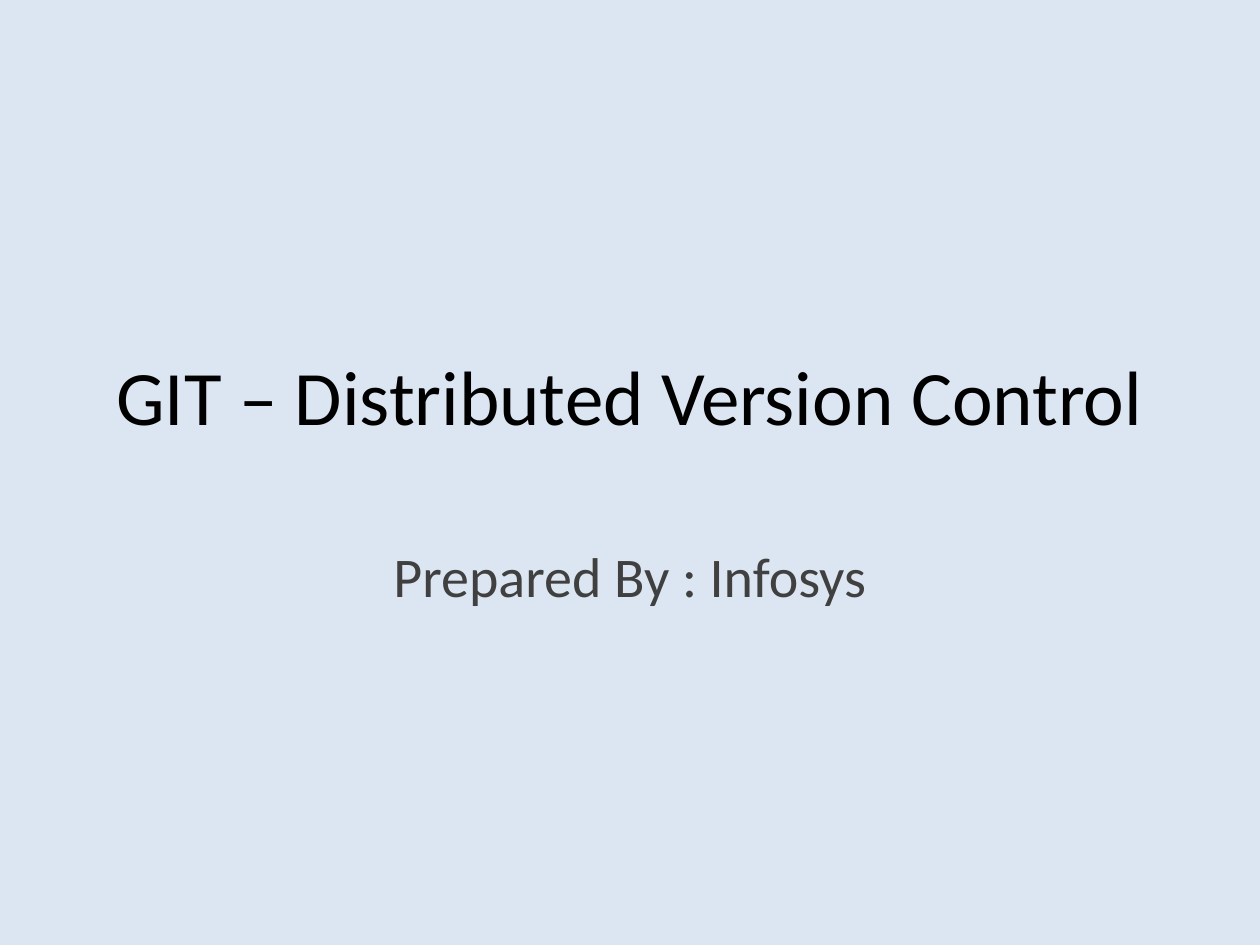
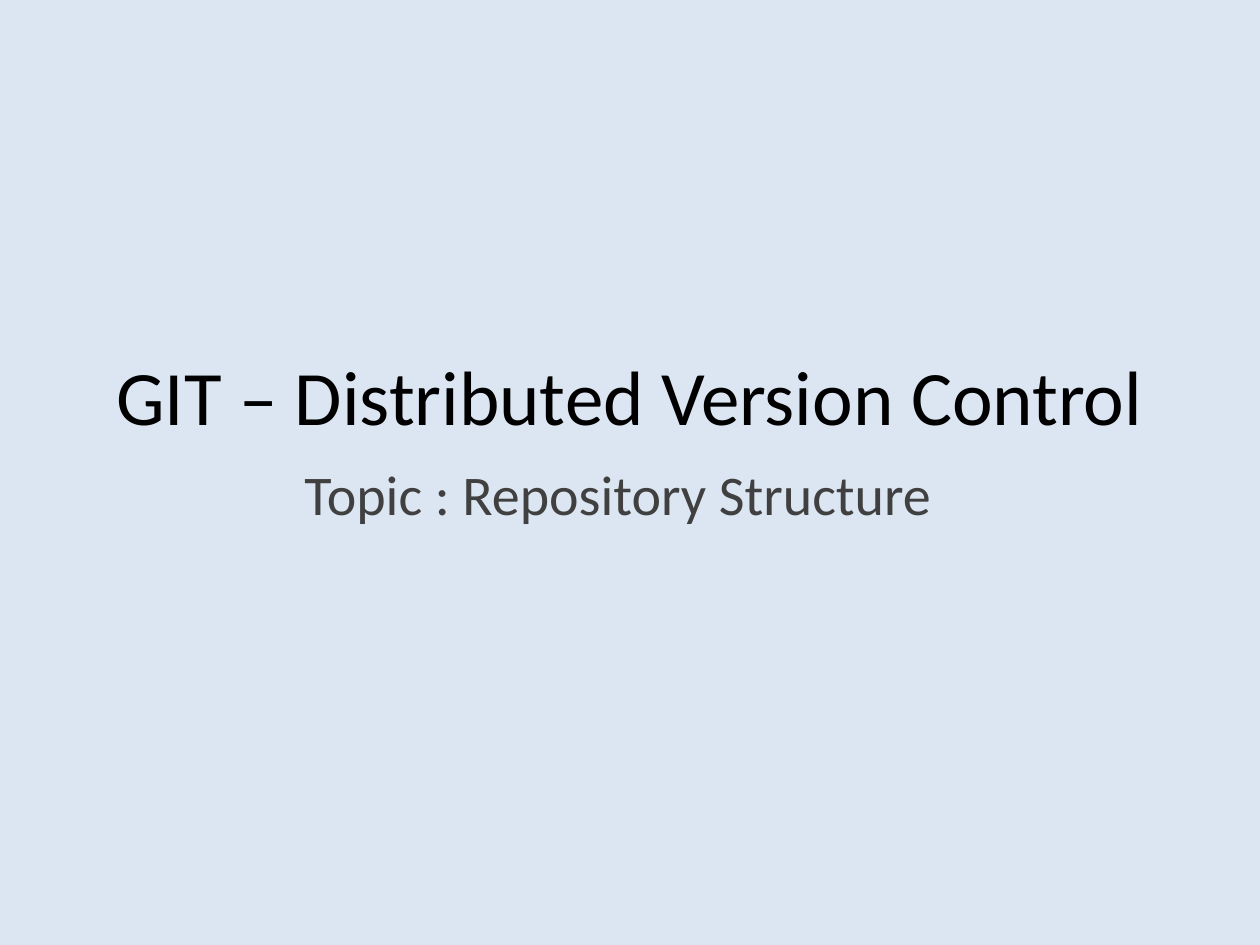
Before and after one commit to hirenmehtait/gitrepositorypattern, a slide deck: slide 1 of GIT Repository Structure - Source Control management.pptx. Drawn at 1260x945 pixels with LibreOffice and Linux fonts; fonts in the diff are those of the drawing. Boxes give left, top, right and bottom in pixels: in the first picture for what was removed or moved away, otherwise in the second. Text is boxed around its words. In the diff, an @@ line names an element or a change of style, - is before the commit and + after.

Commit message:
Git PPT related to structure created

```diff
--- a/GIT Repository Structure - Source Control management.pptx
+++ b/GIT Repository Structure - Source Control management.pptx
@@ subtitle at (304,476,931,524): text changed @@
-Prepared By : Infosys
+Topic : Repository Structure
```
Also in this commit, not shown: 1 other slide changed.
